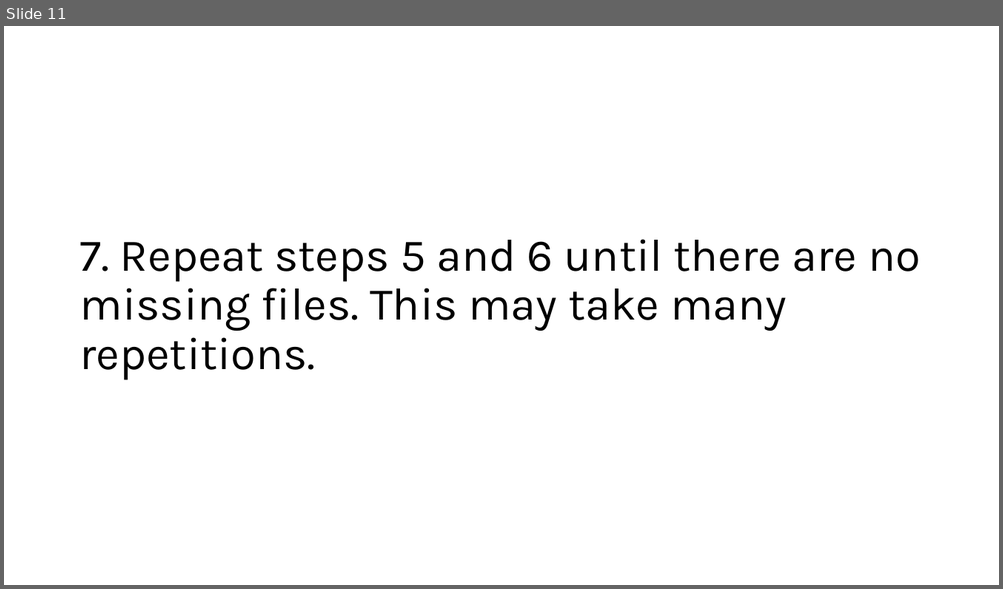
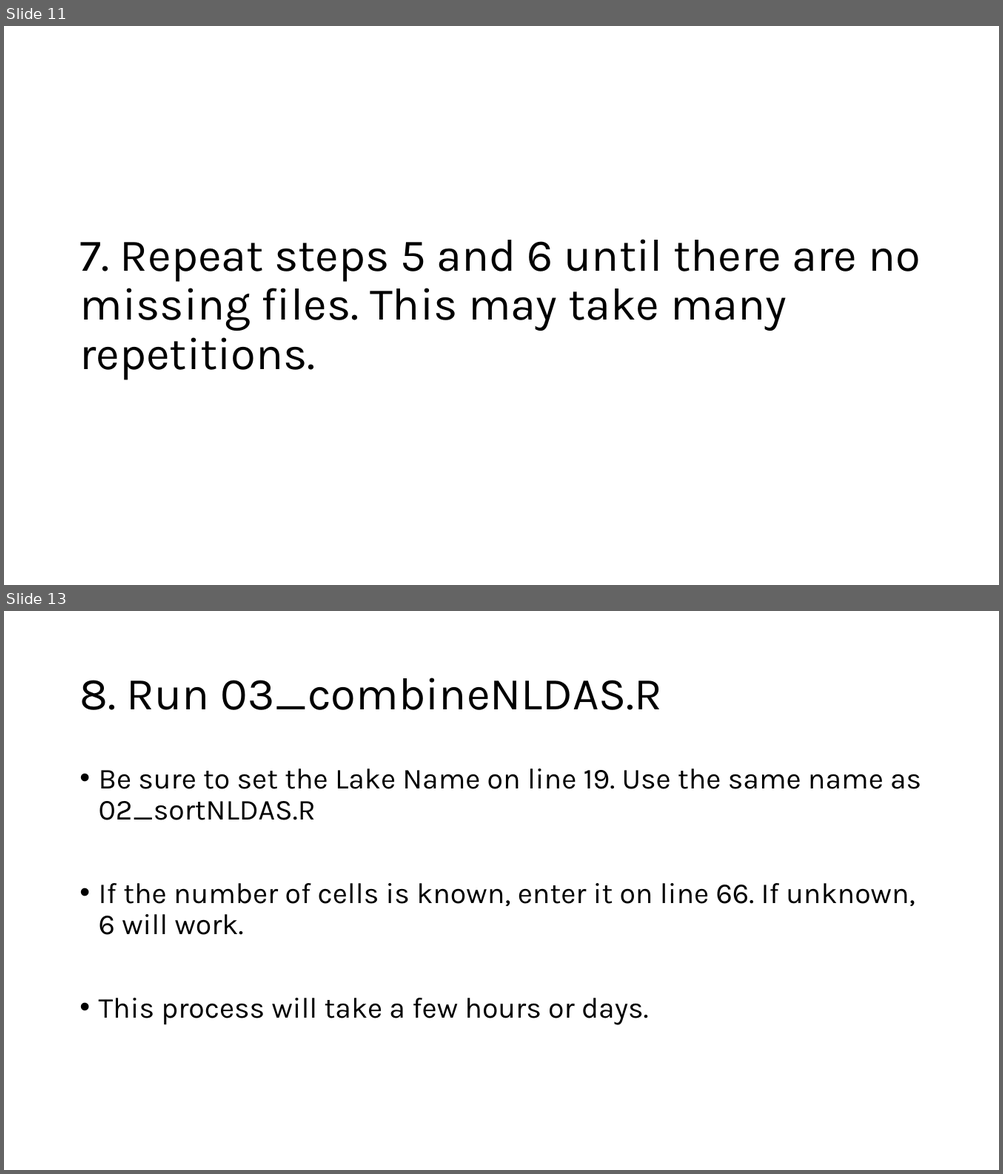
Before and after one commit to eco-kgml/NLDAS2_for_LakeGPT, a slide deck: How_to_NLDAS2 data.pptx. Shown one above the other, each under a label of ours: slide 11 before the commit, slides 11 and 13 after it; the slides between them are not shown. The pictures are 1003x589 and 1003x1174 pixels, drawn with LibreOffice and Linux fonts; fonts in the diff are those of the drawing. Boxes give left, top, right and bottom in pixels: in the first picture for what was removed or moved away, otherwise in the second. Text is boxed around its words. In the diff, an @@ line names an element or a change of style, - is before the commit and + after.

```diff
--- a/How_to_NLDAS2 data.pptx
+++ b/How_to_NLDAS2 data.pptx
@@ slide 13 added at [4, 611, 999, 1170], background #FFFFFF @@
@@ title added at [79, 678, 663, 710], 44 pt, text #000000 @@
+8. Run 03_combineNLDAS.R
@@ text added at [99, 769, 921, 1025], 28 pt, text #000000 @@
+• Be sure to set the Lake Name on line 19. Use the same name as 02_sortNLDAS.R
+• If the number of cells is known, enter it on line 66. If unknown, 6 will work.
+• This process will take a few hours or days.
```
Also in this commit, not shown: 10 slides changed, 1 other slide added, 1 slide removed, 6 other files.
